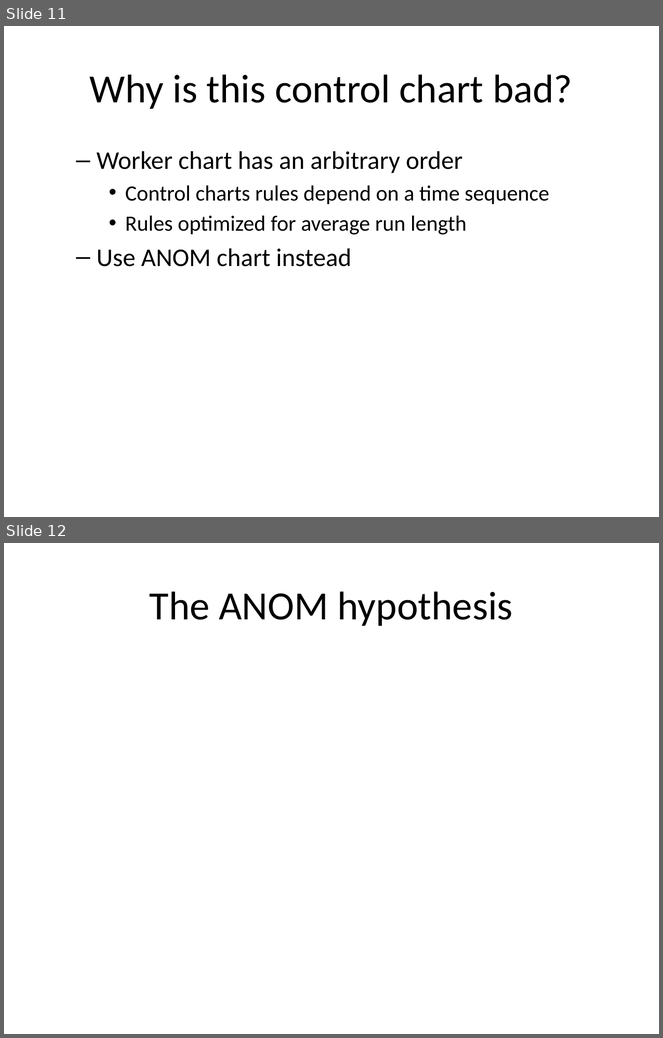
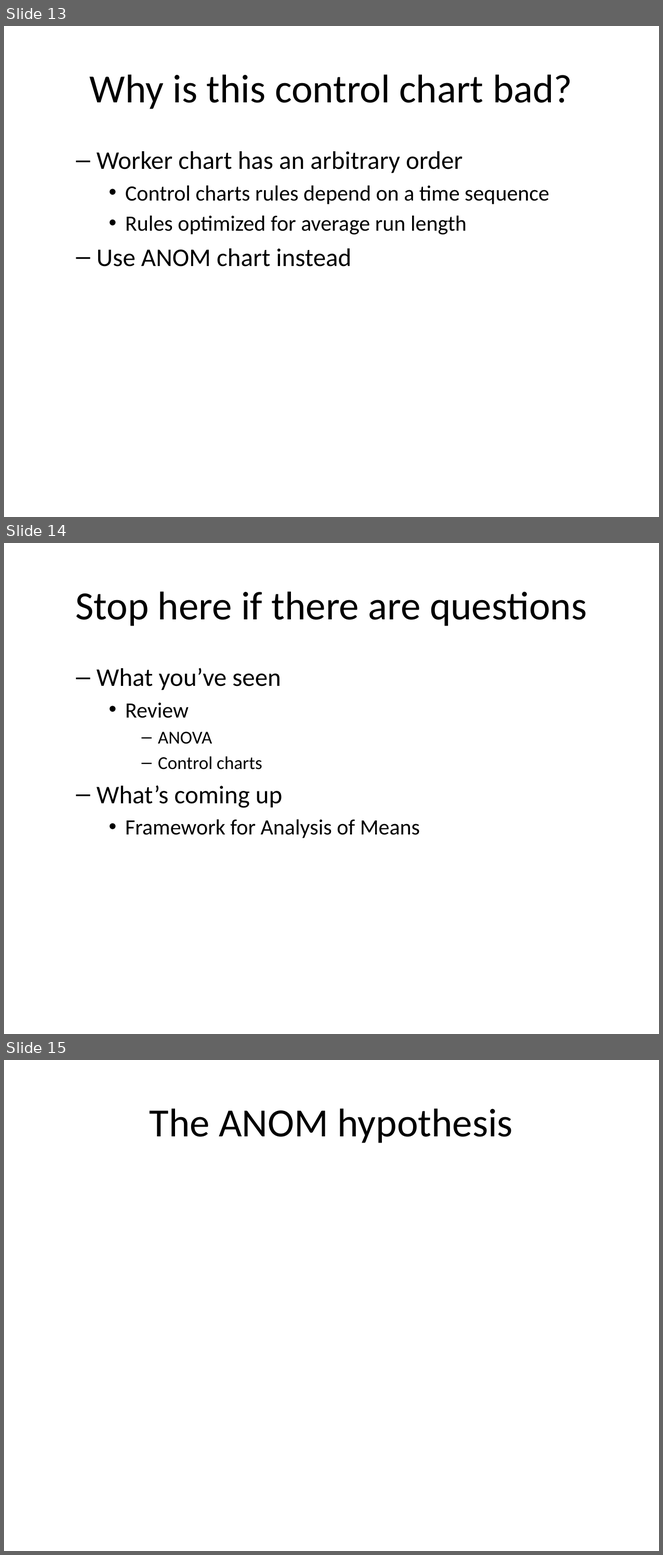
Before and after one commit to pmean/papers-and-presentations, a slide deck: anom/anom-talk.pptx. Shown one above the other, each under a label of ours: slides 11 and 12 before the commit, slides 13, 14 and 15 after it. The pictures are 663x1038 and 663x1555 pixels, drawn with LibreOffice and Linux fonts; fonts in the diff are those of the drawing. Boxes give left, top, right and bottom in pixels: in the first picture for what was removed or moved away, otherwise in the second. Text is boxed around its words. In the diff, an @@ line names an element or a change of style, - is before the commit and + after.

```diff
--- a/anom/anom-talk.pptx
+++ b/anom/anom-talk.pptx
@@ slide 14 added at [4, 543, 659, 1034], background #FFFFFF @@
@@ title added at [75, 591, 587, 626], 44 pt, text #000000 @@
+Stop here if there are questions
@@ text added at [97, 668, 420, 838], 24 pt, text #000000 @@
+  – What you’ve seen
+    • Review
+      – ANOVA
+      – Control charts
+  – What’s coming up
+    • Framework for Analysis of Means
@@ what was slide 11 is now slide 13 @@
@@ what was slide 12 is now slide 15 @@
```
Also in this commit, not shown: 3 slides changed, 5 other slides added, 2 slides removed, 15 other files.
